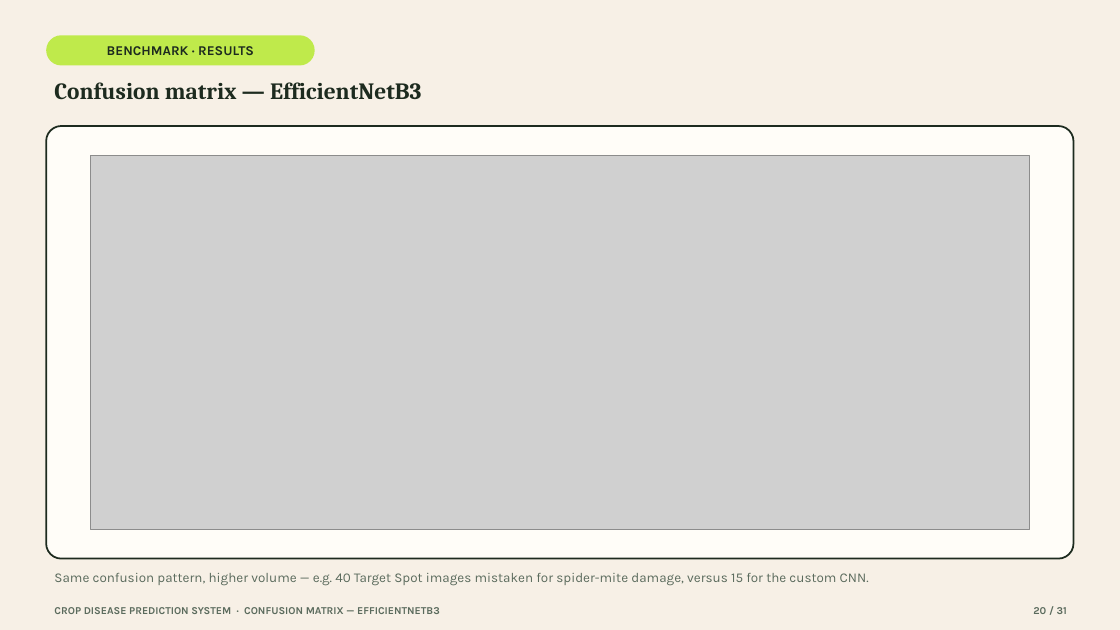
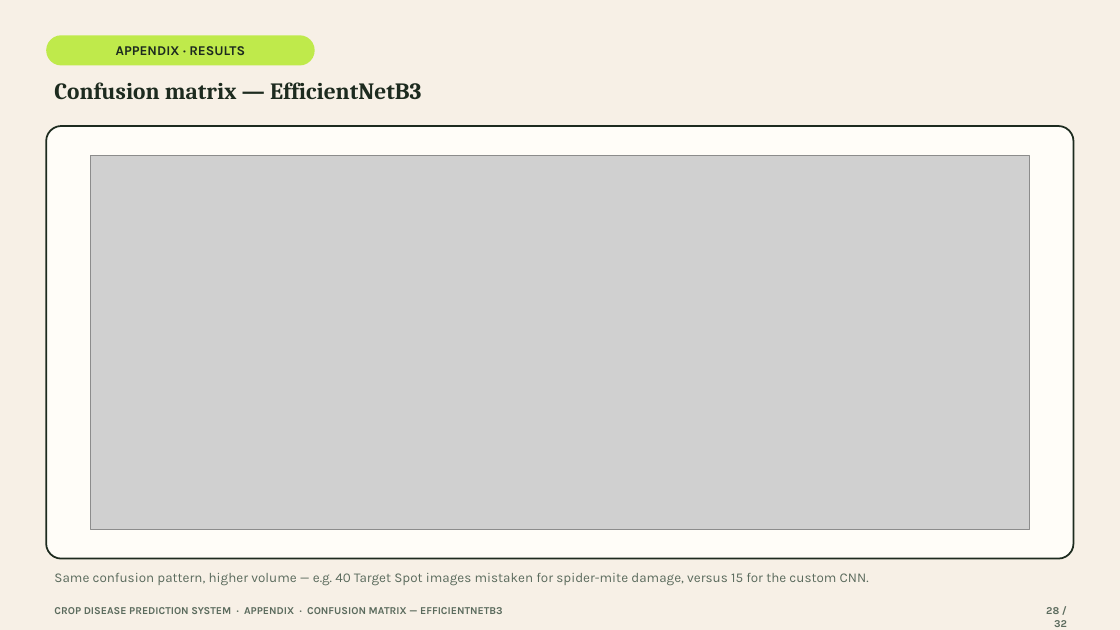
Before and after one commit to devSaksham/crop-disease-detection, a slide deck: slide 28 of presentation/Crop_Disease_Prediction_System.pptx (slide 20 before the commit). Drawn at 1120x630 pixels with LibreOffice and Linux fonts; fonts in the diff are those of the drawing; grey boxes stand for pictures. Boxes give left, top, right and bottom in pixels: in the first picture for what was removed or moved away, otherwise in the second. Text is boxed around its words. In the diff, an @@ line names an element or a change of style, - is before the commit and + after.

Commit message:
Restructure presentation: drop Grad-CAM, fix benchmark model/class attribution, add literature review, move plots to appendix
- Deleted the Grad-CAM slide entirely per review feedback.
- Corrected wording that implied the benchmark study compared the two
  production architectures (residual CNN / CBAM CNN); it actually compares
  a from-scratch VGG-style CNN vs. EfficientNetB3 transfer learning on a
  15-class, 3-crop subset -- fixed on the "At a Glance" stat card and the
  benchmark methodology slide, which now explicitly distinguishes the two
  studies.
- Added a five-point Literature Review slide (Hughes & Salathe, Mohanty et
  al., He et al., Tan & Le, Singh et al.), sourced from the citations
  already verified in the LaTeX end-term report.
- Trimmed the main flow to 16 concise slides and moved the 15 detailed
  benchmark plots (EDA, learning curves, confusion matrices, ROC/PR,
  calibration, error gallery, full metrics table) after the Thank You
  slide as a labelled appendix, behind a new divider slide.
- Added a benchmark-scope caveat to the Limitations slide and renumbered
  all footers (now NN / 32).

```diff
--- a/presentation/Crop_Disease_Prediction_System.pptx
+++ b/presentation/Crop_Disease_Prediction_System.pptx
@@ text in rounded rectangle at (x1=116, y1=46, x2=245, y2=55): text changed @@
-BENCHMARK · RESULTS
+APPENDIX · RESULTS
@@ text at (x1=54, y1=607, x2=503, y2=614): text changed @@
-CROP DISEASE PREDICTION SYSTEM · CONFUSION MATRIX — EFFICIENTNETB3
+CROP DISEASE PREDICTION SYSTEM · APPENDIX · CONFUSION MATRIX — EFFICIENTNETB3
@@ text at (x1=1046, y1=607, x2=1067, y2=627): text changed @@
-20 / 31
+28 / 32
```
Also in this commit, not shown: 29 other slides changed, 2 slides added, 1 slide removed.
